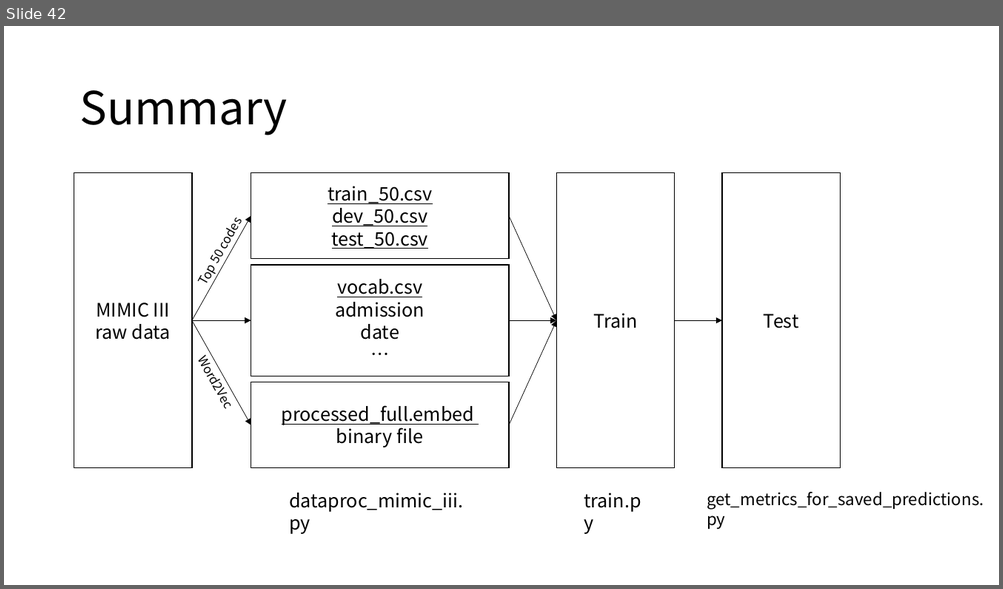
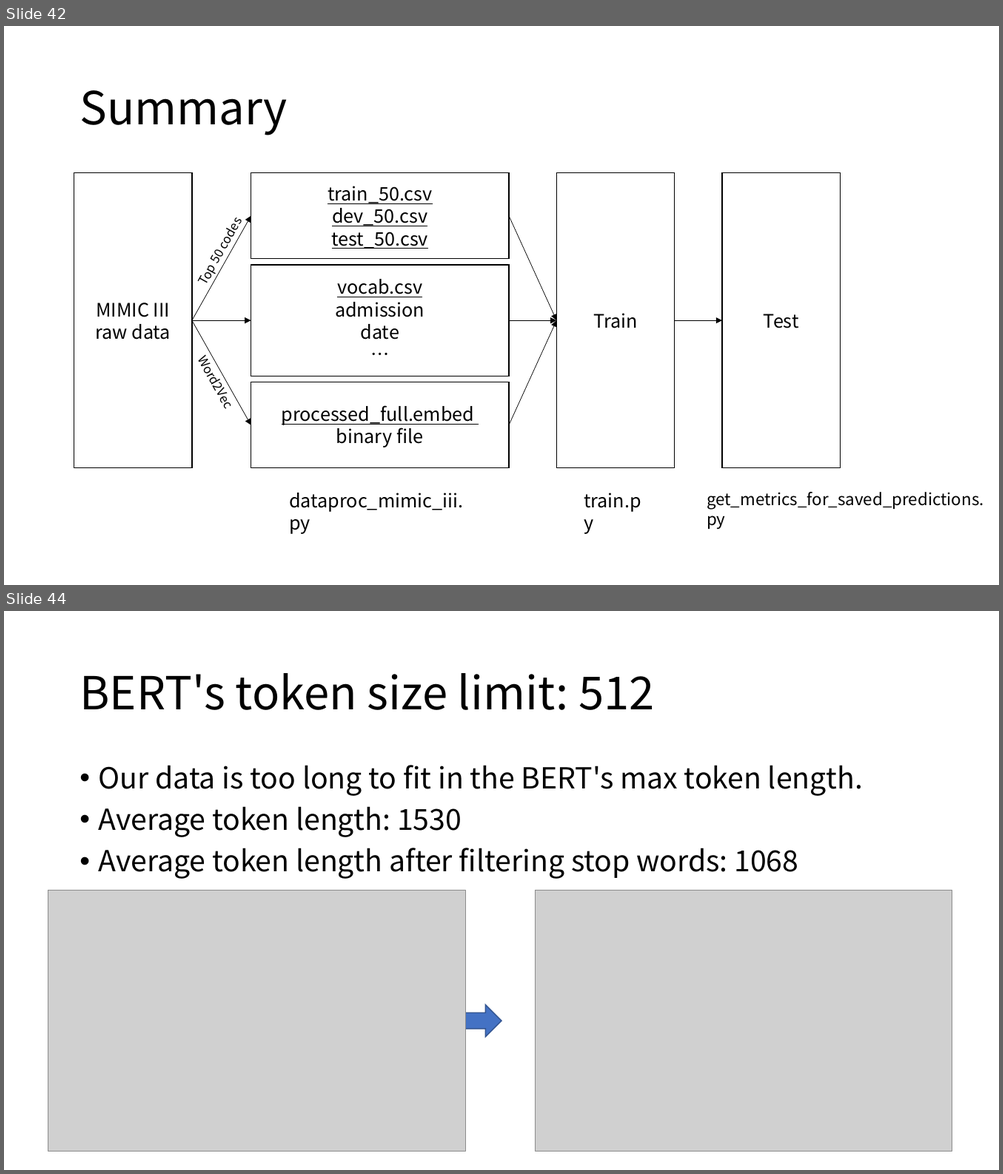
Before and after one commit to curt-tigges/mimic-dl-labeling-benchmarks, a slide deck: MIMIC_III_Preprocessing_Explained.pptx. Shown one above the other, each under a label of ours: slide 42 before the commit, slides 42 and 44 after it; the slides between them are not shown. The pictures are 1003x589 and 1003x1174 pixels, drawn with LibreOffice and Linux fonts; fonts in the diff are those of the drawing; grey boxes stand for pictures. Boxes give left, top, right and bottom in pixels: in the first picture for what was removed or moved away, otherwise in the second. Text is boxed around its words. In the diff, an @@ line names an element or a change of style, - is before the commit and + after.

```diff
--- a/MIMIC_III_Preprocessing_Explained.pptx
+++ b/MIMIC_III_Preprocessing_Explained.pptx
@@ slide 44 added at [4,611,999,1170], background #FFFFFF @@
@@ title added at [79,673,654,710], 44 pt, text #000000 @@
+BERT's token size limit: 512
@@ text added at [99,765,862,879], 28 pt, text #000000 @@
+• Our data is too long to fit in the BERT's max token length.
+• Average token length: 1530
+• Average token length after filtering stop words: 1068
@@ picture added at [48,891,465,1151] @@
@@ picture added at [535,891,952,1151] @@
@@ right arrow added at [452,1005,502,1037], fill #4472C4, outline #325491 1 pt @@
```
Also in this commit, not shown: 3 other slides added, 1 other file.
